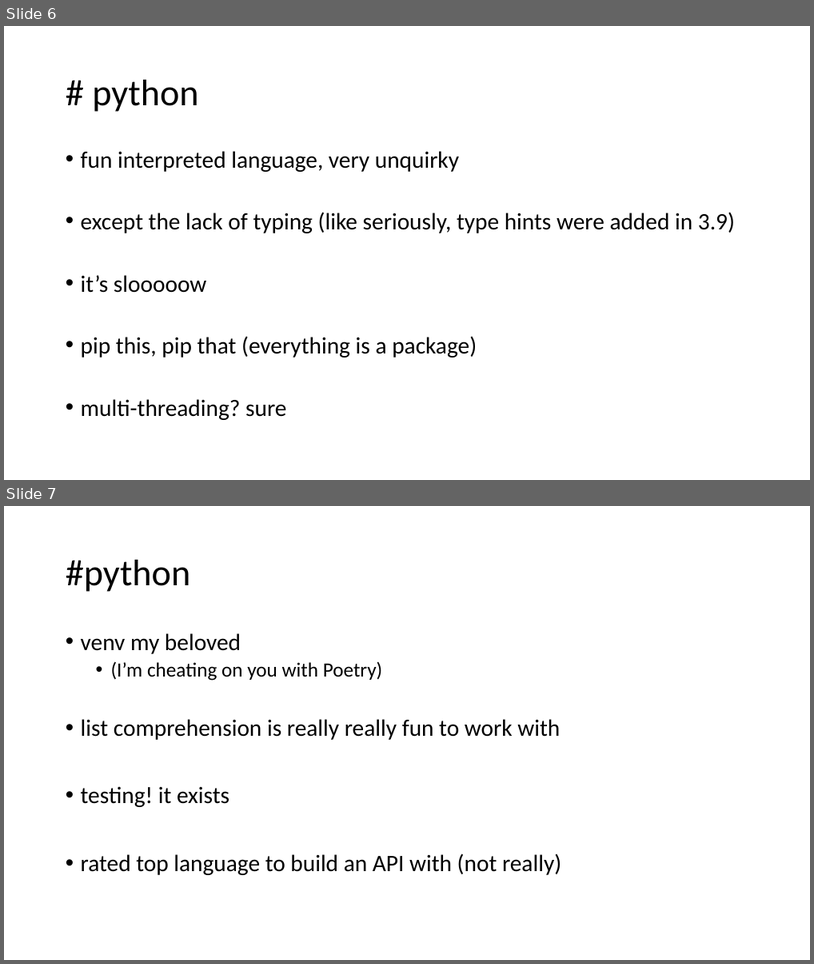
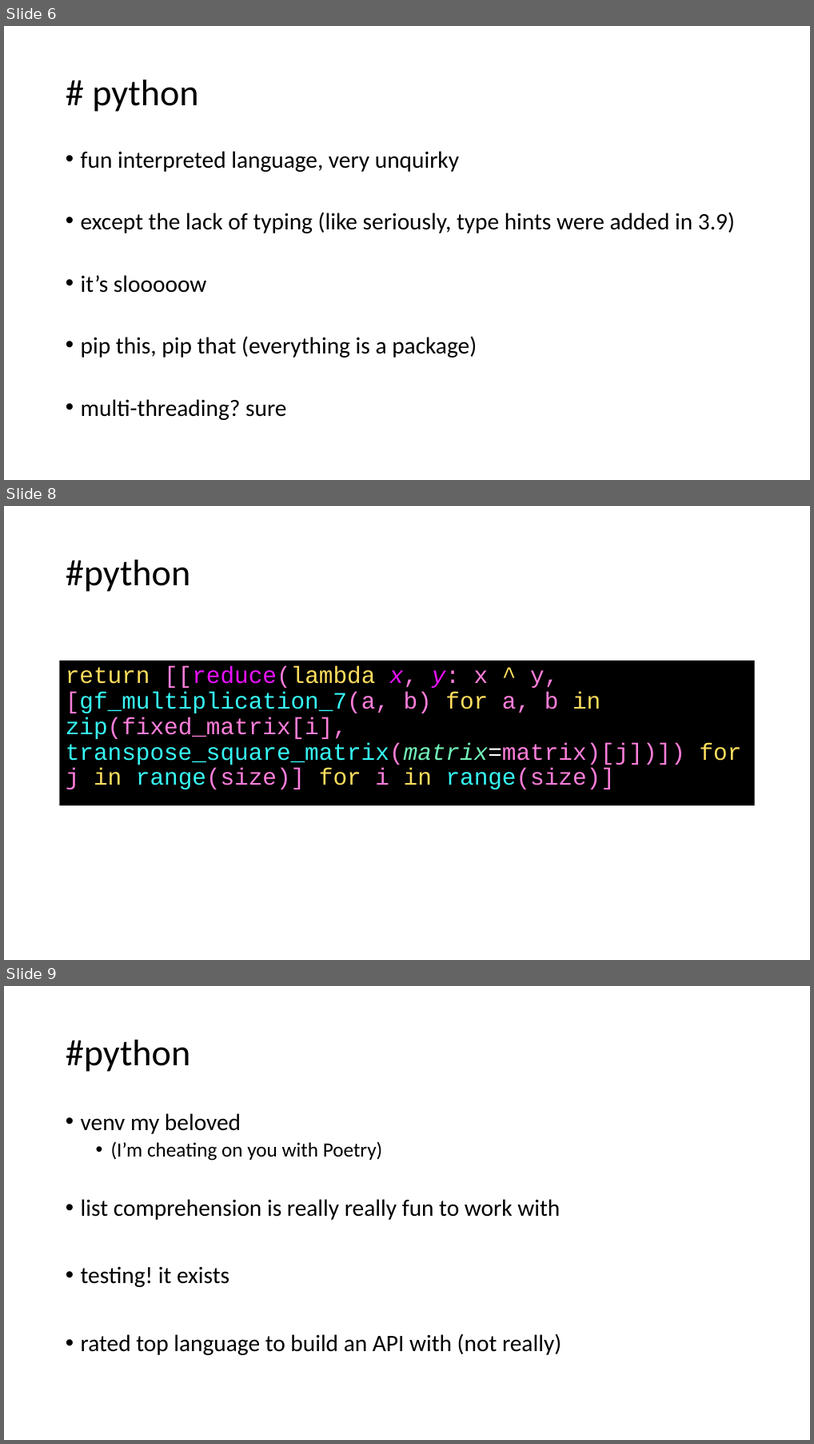
Before and after one commit to AtomicMaya/talks, a slide deck: maya-boeckh@t3.pptx. Shown one above the other, each under a label of ours: slides 6 and 7 before the commit, slides 6, 8 and 9 after it; the slides between them are not shown. The pictures are 814x964 and 814x1444 pixels, drawn with LibreOffice and Linux fonts; fonts in the diff are those of the drawing; background and template pictures are left out. Boxes give left, top, right and bottom in pixels: in the first picture for what was removed or moved away, otherwise in the second. Text is boxed around its words. In the diff, an @@ line names an element or a change of style, - is before the commit and + after.

```diff
--- a/maya-boeckh@t3.pptx
+++ b/maya-boeckh@t3.pptx
@@ slide 8 added at (x1=4, y1=506, x2=810, y2=960), background picture (left out) @@
@@ title added at (x1=66, y1=560, x2=190, y2=592), 44 pt, text #000000 @@
+#python
@@ text added at (x1=60, y1=660, x2=755, y2=805), fill #000000, 28 pt, text #FF7EDB @@
+return [[reduce(lambda x, y: x ^ y, [gf_multiplication_7(a, b) for a, b in zip(fixed_matrix[i], transpose_square_matrix(matrix=matrix)[j])]) for j in range(size)] for i in range(size)]
@@ what was slide 7 is now slide 9 @@
```
Also in this commit, not shown: 1 other slide added.
